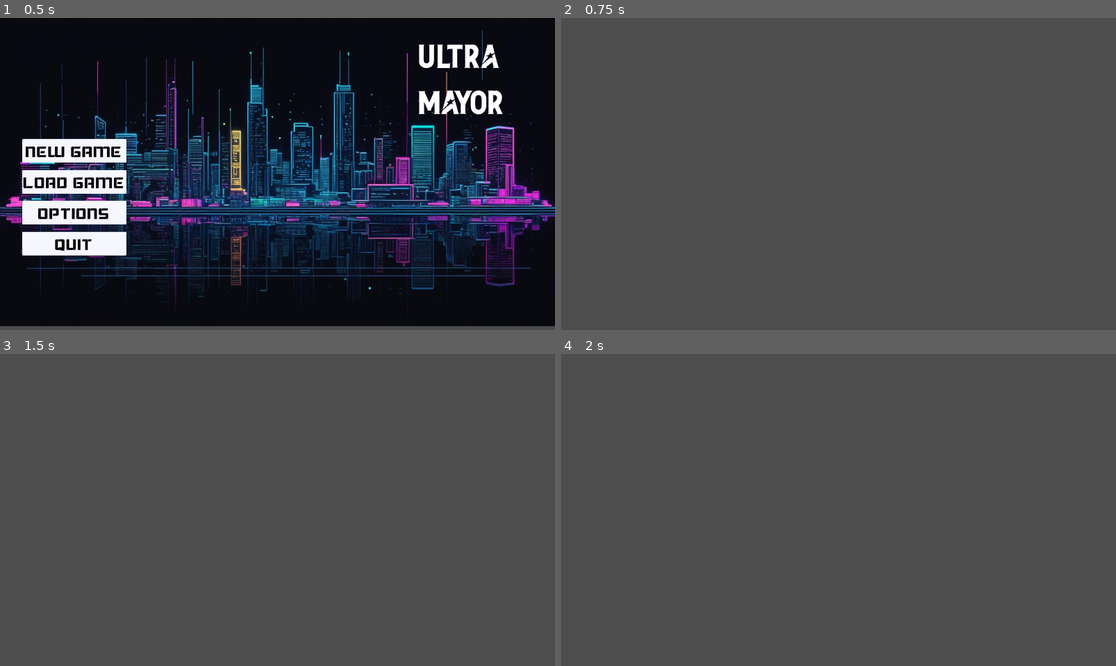
Above: before the commit, frames 1-4 (two rows, left to right).
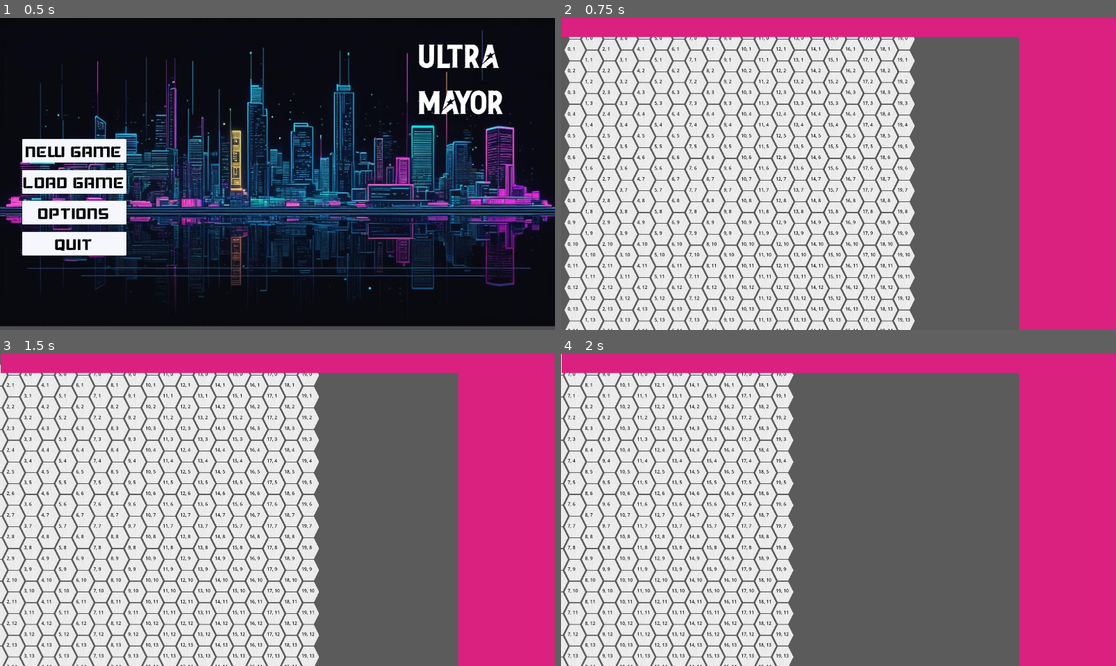
Above: after the commit, the same moments.

Repository: BluntBSE/ultra_mayor_2
Game: Godot game, scene res://engine/main.tscn
Same seed, same stepped clock (60 frames per second), same inputs: the game is played once before the commit and once after it.
Inputs (mouse positions are in pixels of both pictures, inside the frame that each line leads up to):
- Up to frame 1 (0.5 s): no input
- Up to frame 2 (0.75 s): click "NEW GAME" at 0.5 s
- Up to frame 3 (1.5 s): tap Enter at 1.25 s; move the mouse to (399, 494) at 1.27 s; hold D from 1.28 s (still down); click (399, 494) at 1.42 s
- Up to frame 4 (2 s): keep holding D

Frame 1 is identical in both runs. In frame 2, 75% of the frame differs, in the area x 0-100%, y 0-100%; in frame 3, 70%; in frame 4, 57%.

Commit message:
Progress

Diff:
--- /dev/null
+++ b/engine/tile_level/camera/tile_camera.gd
@@ -0,0 +1,19 @@
+extends Camera2D
+
+var cam_speed:int = 10
+
+# Called when the node enters the scene tree for the first time.
+func _ready() -> void:
+	pass # Replace with function body.
+
+
+# Called every frame. 'delta' is the elapsed time since the previous frame.
+func _process(delta: float) ->void:
+	if Input.is_key_label_pressed(KEY_W):
+		position.y -= cam_speed
+	if Input.is_key_label_pressed(KEY_S):
+		position.y += cam_speed
+	if Input.is_key_label_pressed(KEY_A):
+		position.x -= cam_speed
+	if Input.is_key_label_pressed(KEY_D):
+		position.x += cam_speed
--- a/engine/tile_level/map.gd
+++ b/engine/tile_level/map.gd
@@ -1,27 +1,121 @@
 extends Node2D
 
 #X, then Y
-var grid:Array = []
-var grid_x: int = 24
-var grid_y: int = 24
+var grid: Array = []
+var grid_x: int = 20
+var grid_y: int = 20
+var x_offset: int = 60
+var y_offset: int = 75
+var rendered_grid:Array = [] #Possibly maintaining both the visual nodes and decoupled logic is excessive. Oh well.
 
+#PROBABLY REMOVE THESE
+var primary_selection: Dictionary = {} #{ "x": 1, "y": 0 }
+var secondary_selection: Dictionary = {}
 
-
-func fill_map_data(grid_x:int, grid_y:int) -> void:
+func fill_map_data(grid_x:int, grid_y:int) -> Array:
 	#Rudimentarily puts generic maptiles in
 	var grid:Array = []
 	for x in range(0,grid_x):
 		grid.append([])
 		for y in range(0,grid_y):
-			grid[x].append(MapTile.new())
+			grid[x].append(LogicalTile.new())
 
-func draw_map_terrain(grid:Array) -> void:
+	return grid
+
+func draw_map_grid(grid:Array) -> void:
+	for x:int in grid.size():
+		rendered_grid.append([])
+		for y:int in grid[x].size():
+			var rendered_tile:RenderedTile = load("res://engine/tile_level/p_scenes/rendered_tile.tscn").instantiate()
+			rendered_tile.x = x
+			rendered_tile.y = y
+			if x % 2 != 0: #If the X is odd, shif it down.
+				rendered_tile.position.y = (float(y)+0.5) * y_offset
+			else:
+				rendered_tile.position.y = y * y_offset
+			rendered_tile.position.x = x * x_offset
+			rendered_tile.unpack()
+			rendered_grid[x].append(rendered_tile)
+			add_child(rendered_tile)
+			rendered_tile.hovered_cell.connect(on_hovered_cell)
+			rendered_tile.clicked_cell.connect(on_clicked_cell)
+
+func on_hovered_cell(args:Dictionary) -> void:
+	pass
+
+func clear_selection_from_map() -> void:
+	if primary_selection != {}:
+		var primary_rendered:RenderedTile = rendered_grid[primary_selection.x][primary_selection.y]
+		primary_rendered.state_machine.Change("base", null)
+	if secondary_selection != {}:
+		var secondary_rendered:RenderedTile = rendered_grid[secondary_selection.x][secondary_selection.y]
+		secondary_rendered.state_machine.Change("base", null)
+
+
+
+func apply_selection_to_map()->void:
+	if primary_selection != {}:
+		var primary_rendered:RenderedTile = rendered_grid[primary_selection.x][primary_selection.y]
+		primary_rendered.state_machine.Change("primary_selection", null)
+	if secondary_selection != {}:
+		var secondary_rendered:RenderedTile = rendered_grid[secondary_selection.x][secondary_selection.y]
+		secondary_rendered.state_machine.Change("secondary_selection", null)
+
+
+func on_clicked_cell(args:Dictionary) -> void:
+	print("CLICKED", args)
+	#Takes in x and y from the RenderedTile
+	#Uses that X and Y to select the LogicalTile in the backend
+	var selection_dict:Dictionary = { "x": args.x, "y": args.y }
+
+	#Maybe move this logic to its own function
+	#If no selections exist, add to primary selection
+	if primary_selection == {} and secondary_selection == {}:
+		primary_selection = selection_dict
+
+	#If a primary selection already exists and a secondary selection does not...
+	if primary_selection != {} and secondary_selection == {}:
+		#And you click primary again...
+		if primary_selection == selection_dict:
+			#Remove it
+			primary_selection = {}
+		#Otherwise, make it the secondary selection
+		else:
+			secondary_selection = selection_dict
+
+	#If both a primary and secondary selection exist...
+	if primary_selection != {} and secondary_selection != {}:
+		#And you click the secondary again
+		if secondary_selection == selection_dict:
+			#Remove your secondary selection
+			secondary_selection = {}
+		#And you click the primary again
+		elif primary_selection == selection_dict:
+			#Remove all selections
+			primary_selection = {}
+			secondary_selection = {}
+
+
+	#After all that, update tile states
+	#clear_selection_states #If it becomes an issue ,do this so we don't have to update the state of all tiles on the map.
+	#apply_selection_states()
+	#draw_path_between()
+
+
+
+
+	#If that LogicalTile is ALREADY selected, remove it, then apply selection(aka remove htem)
+
+	#If the LogicalTile is NOT selected, then apply selection ( change state of RenderedTile )
+
+
 	pass
 
 
 # Called when the node enters the scene tree for the first time.
 func _ready() -> void:
-	fill_map_data(grid_x, grid_y)
+	grid = fill_map_data(grid_x, grid_y)
+	draw_map_grid(grid)
 
 # Called every frame. 'delta' is the elapsed time since the previous frame.
 func _process(delta:float) -> void:
--- /dev/null
+++ b/engine/tile_level/p_scenes/logical_tile.gd
@@ -0,0 +1,17 @@
+class_name LogicalTile
+
+@export var sprite:String = "res://engine/tile_level/assets/Snow/Snow1.png"
+@export var terrain:String = "snow"
+@export var x:int
+@export var y:int
+
+
+
+# Called when the node enters the scene tree for the first time.
+func _ready() -> void:
+	pass # Replace with function body.
+
+
+# Called every frame. 'delta' is the elapsed time since the previous frame.
+func _process(delta:float) -> void:
+	pass
--- a/engine/tile_level/p_scenes/map_tile.tscn
+++ /dev/null
@@ -1,18 +0,0 @@
-[gd_scene load_steps=3 format=3 uid="uid://bw7s8jxs3oihv"]
-
-[ext_resource type="Script" path="res://engine/tile_level/p_scenes/map_tile.gd" id="1_1asw1"]
-[ext_resource type="Texture2D" uid="uid://cmvisamj0ddul" path="res://engine/tile_level/assets/Snow/Snow1.png" id="2_d73dw"]
-
-[node name="MapTile" type="Node2D"]
-script = ExtResource("1_1asw1")
-
-[node name="bg_sprite" type="Sprite2D" parent="."]
-texture = ExtResource("2_d73dw")
-centered = false
-
-[node name="hover_area" type="Area2D" parent="."]
-
-[node name="hover_collider" type="CollisionPolygon2D" parent="hover_area"]
-position = Vector2(36, 36)
-build_mode = 1
-polygon = PackedVector2Array(0, 0, 0, 0, 0, 0)
--- /dev/null
+++ b/engine/tile_level/p_scenes/rendered_tile.tscn
@@ -0,0 +1,34 @@
+[gd_scene load_steps=4 format=3 uid="uid://bw7s8jxs3oihv"]
+
+[ext_resource type="Script" path="res://engine/tile_level/p_scenes/rendered_tile/rendered_tile.gd" id="1_08jaw"]
+[ext_resource type="Texture2D" uid="uid://cmvisamj0ddul" path="res://engine/tile_level/assets/Snow/Snow1.png" id="2_nqxid"]
+
+[sub_resource type="CircleShape2D" id="CircleShape2D_a0ent"]
+radius = 32.0156
+
+[node name="RenderedTile" type="Node2D"]
+script = ExtResource("1_08jaw")
+
+[node name="bg_sprite" type="Sprite2D" parent="."]
+texture = ExtResource("2_nqxid")
+centered = false
+
+[node name="hover_area" type="Area2D" parent="."]
+visible = false
+
+[node name="hover_collider" type="CollisionShape2D" parent="hover_area"]
+position = Vector2(36, 36)
+shape = SubResource("CircleShape2D_a0ent")
+
+[node name="xy_coords" type="RichTextLabel" parent="."]
+offset_left = 11.0
+offset_top = 20.0
+offset_right = 62.0
+offset_bottom = 54.0
+mouse_filter = 2
+theme_override_colors/default_color = Color(0, 0, 0, 1)
+text = "0 , 0"
+
+[connection signal="input_event" from="hover_area" to="." method="_on_hover_area_input_event"]
+[connection signal="mouse_entered" from="hover_area" to="." method="custom_hover_enter"]
+[connection signal="mouse_exited" from="hover_area" to="." method="custom_hover_exit"]
--- /dev/null
+++ b/engine/tile_level/p_scenes/rendered_tile/rendered_tile.gd
@@ -0,0 +1,60 @@
+extends Node2D
+class_name RenderedTile
+
+@export var x: int
+@export var y: int
+var state_machine:StateMachine = StateMachine.new()
+
+signal hovered_cell #Emitted when this is moused over.
+signal clicked_cell
+
+
+#Display nodes
+
+
+func unpack() -> void:
+	#x and y should already be set by the draw_map_grid in the Map node
+	var format_string:String  = "%s, %s"
+	var coord_string:String = format_string % [str(x), str(y)]
+	get_node("xy_coords").text = coord_string
+
+
+# Called when the node enters the scene tree for the first time.
+func _ready() -> void:
+	#state_machine.Add("basic", BasicStateRT.new(self, {}))
+	#state_machine.Add("primary_selected", PrimarySelectionRT.new(self,{}))
+	#state_machine.Add("secondary_selected", SecondarySelectionRT.new(self,{}))
+	state_machine.Add("hovered_basic", HoveredBasicRT.new(self,{"bg_sprite":get_node("bg_sprite")}))
+
+
+# Called every frame. 'delta' is the elapsed time since the previous frame.
+func _process(delta:float) -> void:
+	pass
+
+#Connected via inspector to hover_area
+func custom_hover_enter() -> void:
+	hovered_cell.emit(
+		{
+		"x": x,
+		"y": y
+		}
+	)
+
+
+#Connected via inspector to hover_area
+func custom_hover_exit()  -> void:
+	pass # Replace with function body.
+
+func custom_click() -> void:
+	clicked_cell.emit(
+		{
+		"x": x,
+		"y": y
+		}
+	)
+
+
+
+func _on_hover_area_input_event(viewport:Node, event:InputEvent, shape_idx:int) ->void:
+	if event is InputEventMouseButton and event.is_released():
+		custom_click() #Emit signal to Map node
--- /dev/null
+++ b/engine/tile_level/p_scenes/rendered_tile/states/basic_state_rt.gd
@@ -0,0 +1,11 @@
+extends GenericState
+class_name BasicStateRT
+
+
+# Called when the node enters the scene tree for the first time.
+func _ready()->void:
+	pass # Replace with function body.
+
+# Called every frame. 'delta' is the elapsed time since the previous frame.
+func _process(delta:float )->void:
+	pass
--- /dev/null
+++ b/engine/tile_level/p_scenes/rendered_tile/states/hovered_basic_rt.gd
@@ -0,0 +1,12 @@
+extends GenericState
+class_name HoveredBasicRT
+
+var sprite:Sprite2D
+
+func unpack(args:Dictionary)->void:
+	sprite = args.bg_sprite
+	print("My sprite is", sprite)
+
+# Called every frame. 'delta' is the elapsed time since the previous frame.
+func _process(delta:float )->void:
+	pass
--- a/engine/tile_level/p_scenes/map_tile.gd
+++ b/engine/tile_level/p_scenes/rendered_tile/states/primary_selection_rt.gd
@@ -1,14 +1,12 @@
-extends Node2D
-class_name MapTile
-
-var sprite:String = "res://engine/tile_level/assets/Snow/Snow1.png"
+extends GenericState
+class_name PrimarySelectionRT
 
 
 # Called when the node enters the scene tree for the first time.
-func _ready() -> void:
+func _ready()->void:
 	pass # Replace with function body.
 
 
 # Called every frame. 'delta' is the elapsed time since the previous frame.
-func _process(delta:float) -> void:
+func _process(delta:float )->void:
 	pass
--- a/generic_classes/empy_state.gd
+++ b/engine/tile_level/p_scenes/rendered_tile/states/secondary_selection_rt.gd
@@ -1,20 +1,11 @@
-class_name EmptyState
-
-
-func stateUpdate(_dt):
-	pass
-func stateHandleInput():
-	pass
-func stateEnter(_args):
-	pass
-func stateExit():
-	pass
+extends GenericState
+class_name SecondarySelectionRT
 
 # Called when the node enters the scene tree for the first time.
-func _ready():
+func _ready()->void:
 	pass # Replace with function body.
 
 
 # Called every frame. 'delta' is the elapsed time since the previous frame.
-func _process(_delta):
+func _process(delta:float )->void:
 	pass
--- a/engine/tile_level/tile_main.tscn
+++ b/engine/tile_level/tile_main.tscn
@@ -1,36 +1,42 @@
-[gd_scene load_steps=3 format=3 uid="uid://cqgi8y4fqpc4g"]
+[gd_scene load_steps=4 format=3 uid="uid://cqgi8y4fqpc4g"]
 
 [ext_resource type="Script" path="res://engine/tile_level/map.gd" id="1_si778"]
+[ext_resource type="Script" path="res://engine/tile_level/camera/tile_camera.gd" id="2_22q1o"]
 
 [sub_resource type="Theme" id="Theme_nfc0e"]
 
 [node name="TileMain" type="Node2D"]
 
-[node name="viewport_simulator" type="ColorRect" parent="."]
+[node name="Map" type="Node2D" parent="."]
+script = ExtResource("1_si778")
+
+[node name="TileMap" type="TileMap" parent="."]
 visible = false
+format = 2
+
+[node name="Camera2D" type="Camera2D" parent="."]
+position = Vector2(948, 540)
+script = ExtResource("2_22q1o")
+
+[node name="UICanvas" type="CanvasLayer" parent="."]
+
+[node name="viewport_simulator" type="ColorRect" parent="UICanvas"]
 custom_minimum_size = Vector2(1920, 1080)
-offset_right = 40.0
-offset_bottom = 40.0
+offset_right = 1920.0
+offset_bottom = 1080.0
+mouse_filter = 2
 color = Color(1, 1, 1, 0.0823529)
 
-[node name="header_bar" type="ColorRect" parent="."]
-visible = false
+[node name="header_bar2" type="ColorRect" parent="UICanvas"]
+offset_left = 1585.0
+offset_right = 1919.0
+offset_bottom = 1081.0
+theme = SubResource("Theme_nfc0e")
+color = Color(0.854902, 0.129412, 0.498039, 1)
+
+[node name="header_bar" type="ColorRect" parent="UICanvas"]
 offset_left = 2.0
 offset_right = 1916.0
 offset_bottom = 66.0
 theme = SubResource("Theme_nfc0e")
 color = Color(0.854902, 0.129412, 0.498039, 1)
-
-[node name="header_bar2" type="ColorRect" parent="."]
-visible = false
-offset_left = 1679.0
-offset_right = 1919.0
-offset_bottom = 1081.0
-theme = SubResource("Theme_nfc0e")
-color = Color(0.854902, 0.129412, 0.498039, 1)
-
-[node name="TileMap" type="TileMap" parent="."]
-format = 2
-
-[node name="Map" type="Node2D" parent="."]
-script = ExtResource("1_si778")
--- /dev/null
+++ b/generic_classes/generic_state.gd
@@ -0,0 +1,36 @@
+extends Node
+class_name GenericState
+
+var _reference: Node
+var _args: Dictionary
+
+func stateUpdate(_dt: float) -> void:
+	pass
+func stateHandleInput() -> void :
+	pass
+func stateEnter(_args: Object) -> void:
+	pass
+func stateExit() -> void:
+	pass
+
+#This is called when we do State.new(self, args.) It allows a reference to the parent node to be passed around.
+func _init(reference: Node, args: Dictionary) -> void:
+	_reference = reference
+	_args = args
+	unpack(args)
+
+
+#This method is overwritten by implementations. It usually is used to unpack things in _args to assign to local variables
+func unpack(args:Dictionary) -> void:
+	#Example
+	#_sprite = args.sprite
+	pass
+
+# Called when the node enters the scene tree for the first time.
+#func _ready() -> void:
+	#pass # Replace with function body.
+
+
+# Called every frame. 'delta' is the elapsed time since the previous frame.
+#func _process(_delta:float) -> void:
+	#pass
--- a/generic_classes/state_machine.gd
+++ b/generic_classes/state_machine.gd
@@ -1,42 +1,42 @@
 extends Node
 class_name StateMachine
 
-var _stateDict = {}
-var _current = EmptyState.new();
-var current_state_id = ""
-func getCurrent():
+var _stateDict:Dictionary = {}
+var _current:GenericState = GenericState.new(self, {});
+var current_state_id:String = ""
+func getCurrent() -> GenericState:
 	return _current
-func Add(state_id:String, state):
+func Add(state_id:String, state:GenericState) -> void:
 	_stateDict[state_id] = state
-func Remove(state_id:String):
+func Remove(state_id:String) -> void:
 	_stateDict.erase(state_id)
-func Clear():
+func Clear() -> void:
 	_stateDict = {}
-func Change(state_id:String, args):
+func Change(state_id:String, args:Object) -> void:
 	_current.stateExit()
-	var next = _stateDict[state_id]
+	var next:GenericState = _stateDict[state_id]
 	next.stateEnter(args)
 	_current = next
 	current_state_id = state_id
 
 #To call any parent functionality (presently none), call super()
 
-func stateUpdate(dt):
+func stateUpdate(dt:float) -> void:
 	_current.stateUpdate(dt)
 
 
 
-func handleInput():
+func handleInput() -> void:
 	_current.stateHandleInput()
 
 
 
 
 # Called when the node enters the scene tree for the first time.
-func _ready():
+func _ready() -> void:
 	pass # Replace with function body.
 
 
 # Called every frame. 'delta' is the elapsed time since the previous frame.
-func _process(_delta):
+func _process(_delta:float) -> void:
 	pass
Not shown, changed: documentation/design_notes.txt
